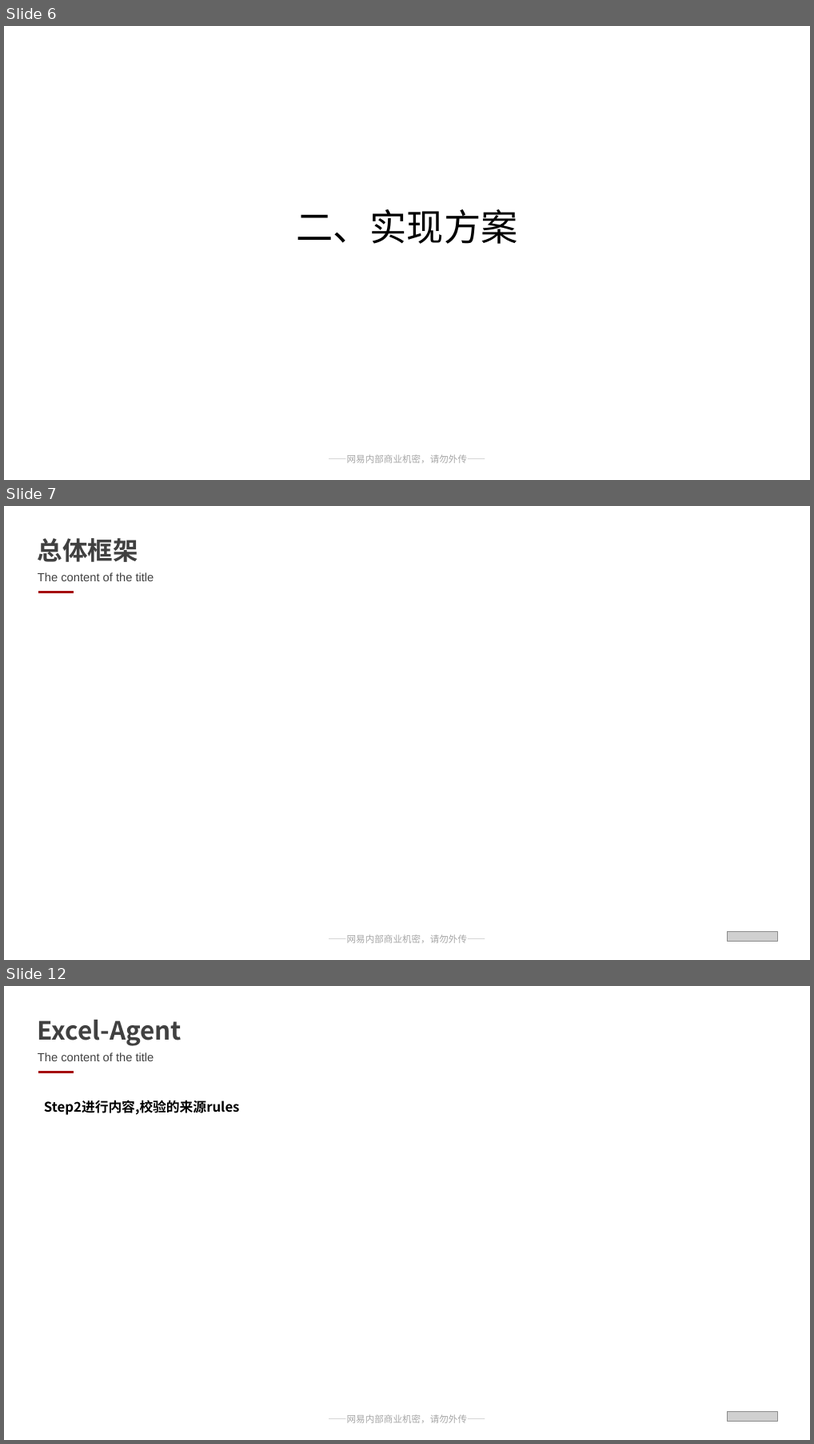
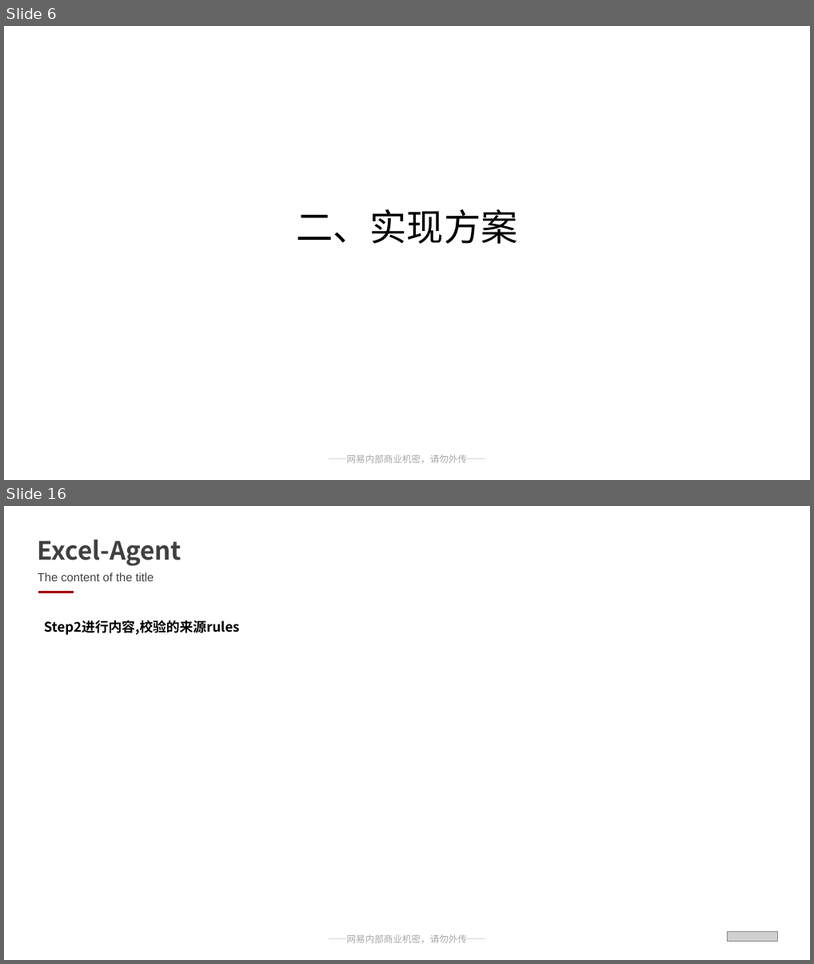
Before and after one commit to Rainwind57/ExcelAgent_And_Merge, a slide deck: 网易互娱通用PPT模板（含保密）.pptx. Shown one above the other, each under a label of ours: slides 6, 7 and 12 before the commit, slides 6 and 16 after it; the slides between them are not shown. The pictures are 814x1444 and 814x964 pixels, drawn with LibreOffice and Linux fonts; fonts in the diff are those of the drawing; grey boxes stand for pictures. Boxes give left, top, right and bottom in pixels: in the first picture for what was removed or moved away, otherwise in the second. Text is boxed around its words. In the diff, an @@ line names an element or a change of style, - is before the commit and + after.

```diff
--- a/网易互娱通用PPT模板（含保密）.pptx
+++ b/网易互娱通用PPT模板（含保密）.pptx
@@ slide 7 removed at [4,506,810,960], background #FFFFFF; not listed: 1 template element that a slide beside it also shows @@
@@ text removed at [38,538,138,562] @@
-总体框架
@@ text removed at [38,572,154,581] @@
-The content of the title
@@ line removed from (38, 592) to (73, 592) @@
@@ picture removed at [727,932,778,940] @@
@@ what was slide 12 is now slide 16 @@
```
Also in this commit, not shown: 7 slides changed, 5 slides added, 11 other files.
